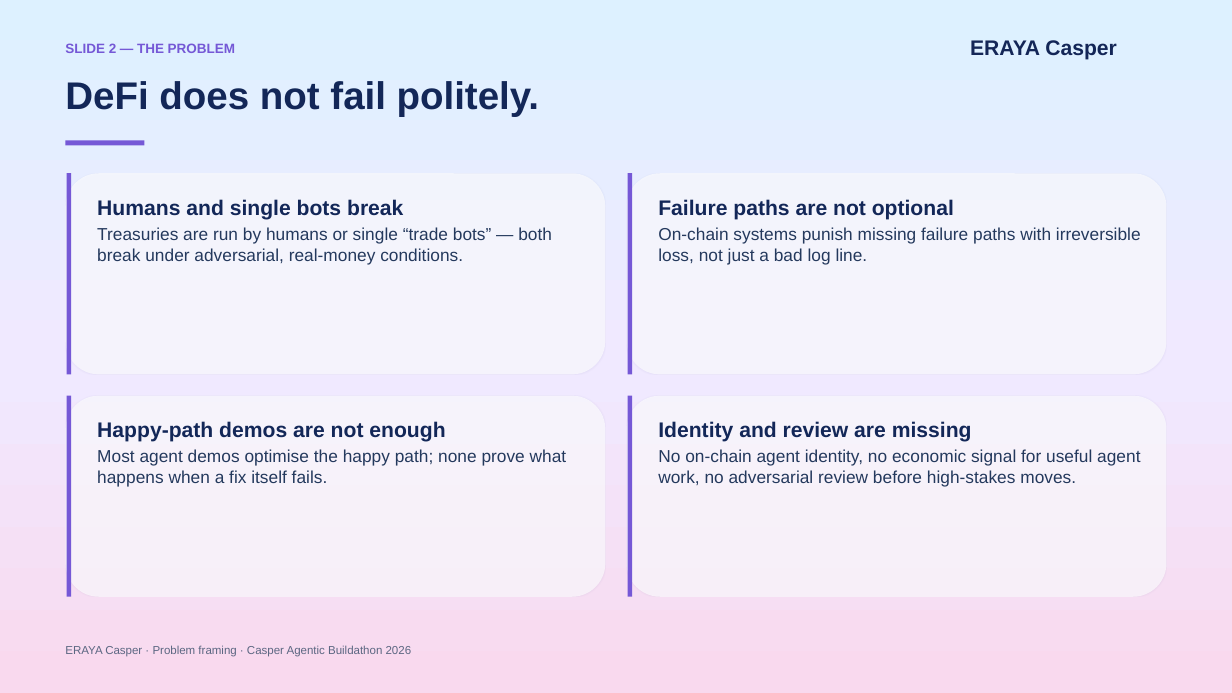
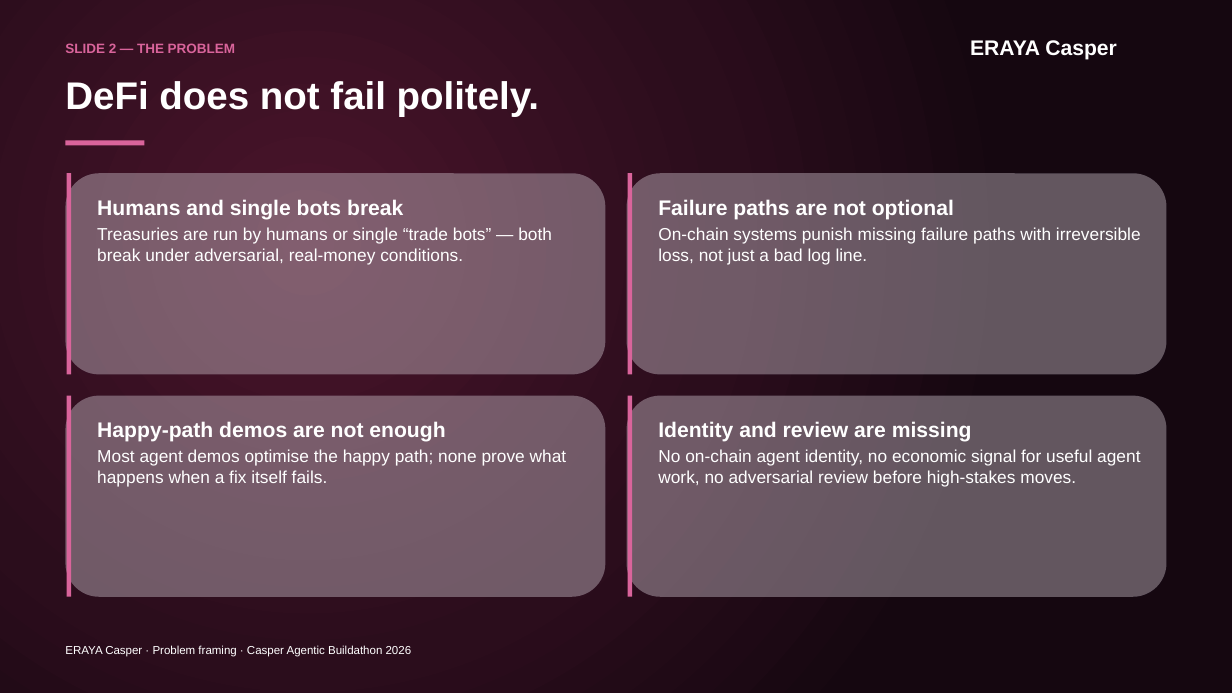
Before and after one commit to martian3062/eraya_microsoft, a slide deck: slide 2 of eraya.pptx. Drawn at 1232x693 pixels with LibreOffice and Linux fonts; fonts in the diff are those of the drawing. Boxes give left, top, right and bottom in pixels: in the first picture for what was removed or moved away, otherwise in the second. Text is boxed around its words. In the diff, an @@ line names an element or a change of style, - is before the commit and + after.

```diff
--- a/eraya.pptx
+++ b/eraya.pptx
@@ background gradient #DDF1FF to #F0E9FF to #F9D9EE to gradient #4A142B to #2B0D1C to #150710 @@
@@ text "SLIDE 2 — THE PROBLEM" at box(65, 43, 235, 53): text colour #7558D6 to #D9649B @@
@@ text "ERAYA Casper" at box(970, 40, 1117, 60): text colour #142657 to #FFFFFF @@
@@ rectangle at box(65, 140, 144, 145): fill #7558D6 to #D9649B @@
@@ line (69, 173) - (69, 375): stroke #7558D6 5.25 pt to #D9649B 5.25 pt @@
@@ line (630, 173) - (630, 375): stroke #7558D6 5.25 pt to #D9649B 5.25 pt @@
@@ line (69, 395) - (69, 597): stroke #7558D6 5.25 pt to #D9649B 5.25 pt @@
@@ fill #FFFFFF at 64% opacity to #D8CCD3 at 40% opacity in 4 elements at box(65, 173, 606, 375), box(626, 173, 1167, 375), box(65, 395, 606, 597), box(626, 395, 1167, 597) @@
@@ line (630, 395) - (630, 597): stroke #7558D6 5.25 pt to #D9649B 5.25 pt @@
@@ text colour #132758 to #FFFFFF in 5 elements at box(65, 81, 539, 117), box(97, 199, 403, 220), box(658, 199, 954, 220), box(97, 421, 445, 442), box(658, 421, 972, 442) @@
@@ text colour #24395D to #FFFFFF in 4 elements at box(97, 227, 552, 264), box(658, 227, 1141, 264), box(97, 449, 567, 487), box(658, 449, 1140, 487) @@
@@ text "ERAYA Casper · Problem framing ..." at box(65, 645, 412, 657): text colour #5C6782 to #FFFFFF @@
```
Also in this commit, not shown: 11 other slides changed, 1 slide added, 1 slide removed, 28 other files.
